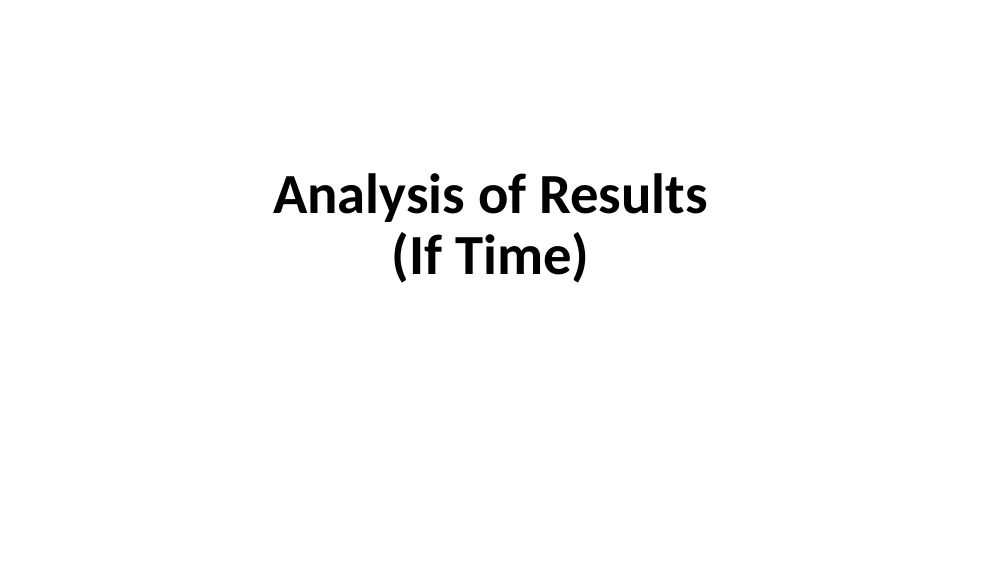
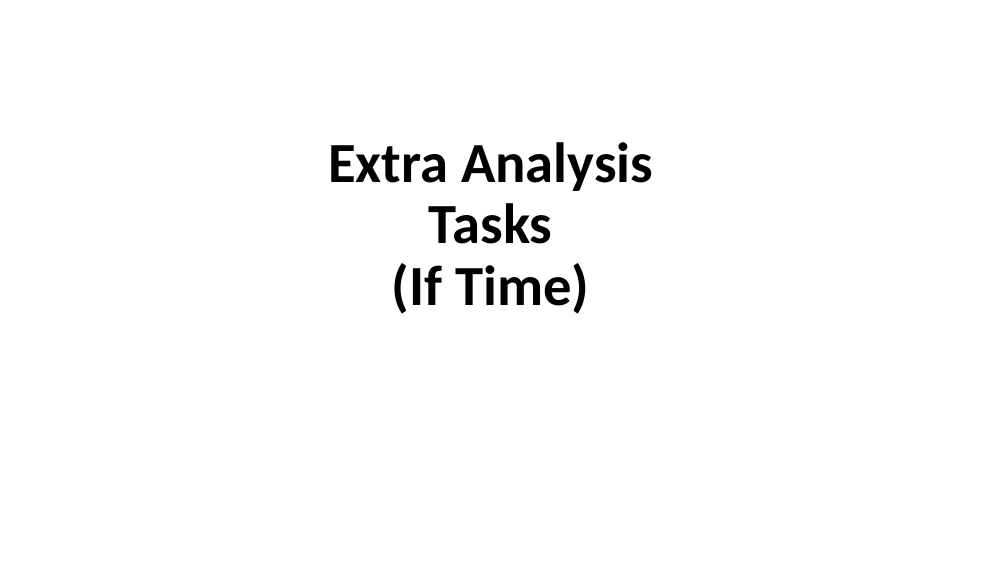
Before and after one commit to spacemanidol/AnalyzingNeuralLanguageModelsGroup1, a slide deck: slide 46 of PaperPresentation02202020.pptx (slide 45 before the commit). Drawn at 1008x567 pixels with LibreOffice and Linux fonts; fonts in the diff are those of the drawing. Boxes give left, top, right and bottom in pixels: in the first picture for what was removed or moved away, otherwise in the second. Text is boxed around its words. In the diff, an @@ line names an element or a change of style, - is before the commit and + after.

```diff
--- a/PaperPresentation02202020.pptx
+++ b/PaperPresentation02202020.pptx
@@ title at box(328, 142, 653, 314): text changed @@
-Analysis of Results
-(If Time)
+Extra Analysis Tasks
+(If Time)
```
Also in this commit, not shown: 4 other slides changed.
